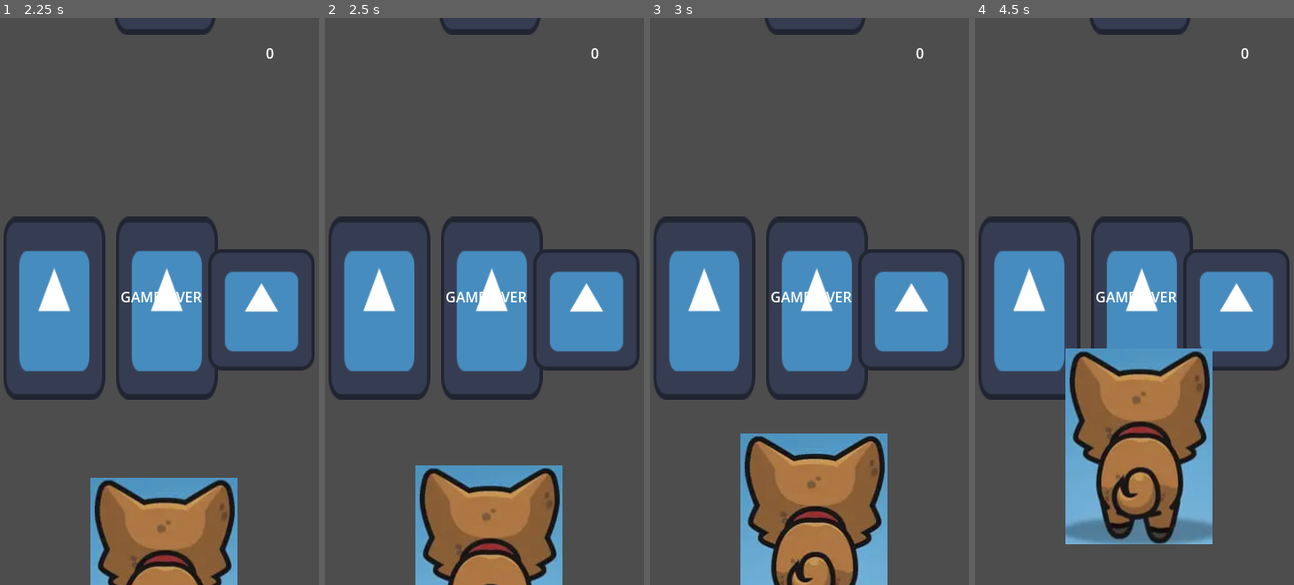
Above: before the commit, frames 1-4 (left to right).
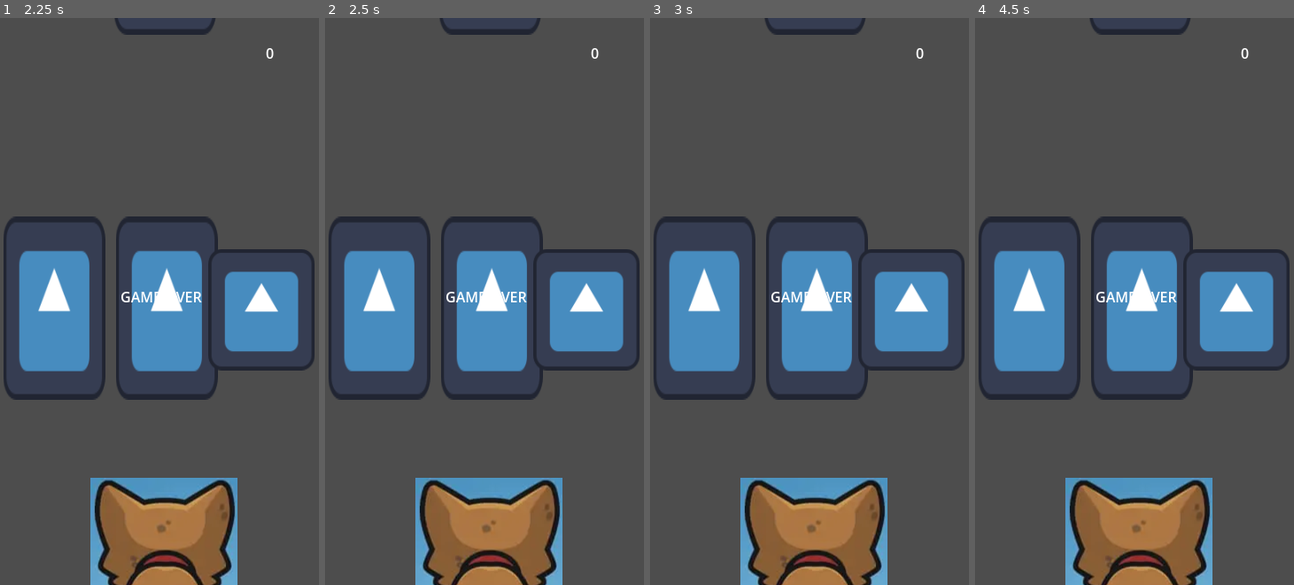
Above: after the commit, the same moments.

Repository: namedtoaster/frogger
Game: Godot game, scene res://main.tscn
The game is run twice, just before and just after one commit, with the same random seed, the same clock (stepped at 60 frames per second) and the same inputs. The engine's default icon, where the game draws it, is replaced by a stand-in: a white triangle on a blue panel in a dark square.
Inputs:
- Up to frame 1 (2.25 s): click "Start" at 0.5 s; hold W (up) 1.28-2.03 s; hold D (right) from 1.28 s (still down); tap Enter at 2 s; tap W (up) at 2.1 s
- Up to frame 2 (2.5 s): keep holding D (right); tap W (up) at 2.27 s
- Up to frame 3 (3 s): tap W (up) at 2.57 s; release D (right) at 2.78 s; hold A (left) from 2.78 s (still down); hold W (up) from 2.78 s (still down)
- Up to frame 4 (4.5 s): release A (left) at 3.53 s; release W (up) at 3.53 s; hold D (right) from 3.53 s (still down); tap W (up) at 3.6, 3.77, 4.07 s; hold W (up) from 4.28 s (still down)

Frame 1 is identical in both runs. In frame 2, 5.1% of the frame differs, in the area x 28-75%, y 78-100%; in frame 3, 9.7%; in frame 4, 18%, in the area x 28-75%, y 58-100%.

Commit message:
stop the game when the player reaches the end

Diff:
--- a/character.gd
+++ b/character.gd
@@ -1,5 +1,6 @@
 extends CharacterBody2D
 
+signal reached_end;
 
 const LR_SPEED = 6500.0
 const UD_SPEED = 9500.0
@@ -12,11 +13,11 @@
 var step = 0
 var last_step = -1
 var moved_up = false
+var released = true
 
 # Get the gravity from the project settings to be synced with RigidBody nodes.
 var gravity = ProjectSettings.get_setting("physics/2d/default_gravity")
 
-var released = true
 
 func _input(event):
 	if event.is_action_released("left") or event.is_action_released("right") or event.is_action_released("up") or event.is_action_released("down"):
@@ -38,7 +39,11 @@
 		if ud_direction and end and (not moved_up or ud_direction == 1):
 			velocity.y = ud_direction * UD_SPEED
 			released = false
+			if ud_direction == -1:
+				emit_signal("reached_end")
 
+			# i don't think i'll need this since the game should be done by this time
+			# don't need to move down if you've already reached the end
 			moved_up = ud_direction == -1
 	else:
 		# this prevents sliding
--- a/level.gd
+++ b/level.gd
@@ -25,6 +25,8 @@
 	connect_obstacle_collision()
 	# Connect the signal for the timer
 	$Timer.connect("timeout", _on_Timer_timeout)
+	# connet the signal for when the player has reached the end
+	$CharacterBody2D.connect("reached_end", _on_Player_reached_end)
 	# Connect the signal for when the player moves up
 	self.connect("up_pressed", _on_Up_pressed)
 	self.connect("down_pressed", _on_Down_pressed)
@@ -88,6 +90,9 @@
 	$Timer.stop()
 	set_game_over()
 
+func _on_Player_reached_end():
+	set_game_over()
+
 
 # utility functions
 func set_game_over():
@@ -101,6 +106,10 @@
 
 	# stop timer
 	$Timer.stop()
+
+	# stop animation if it's playing
+	# this just resets the animation, i would prefer to pause it. but this works for now
+	$Dog/AnimationPlayer.stop()
 
 func connect_obstacle_collision():
 	for obstacle in $Obstacles.get_children():
